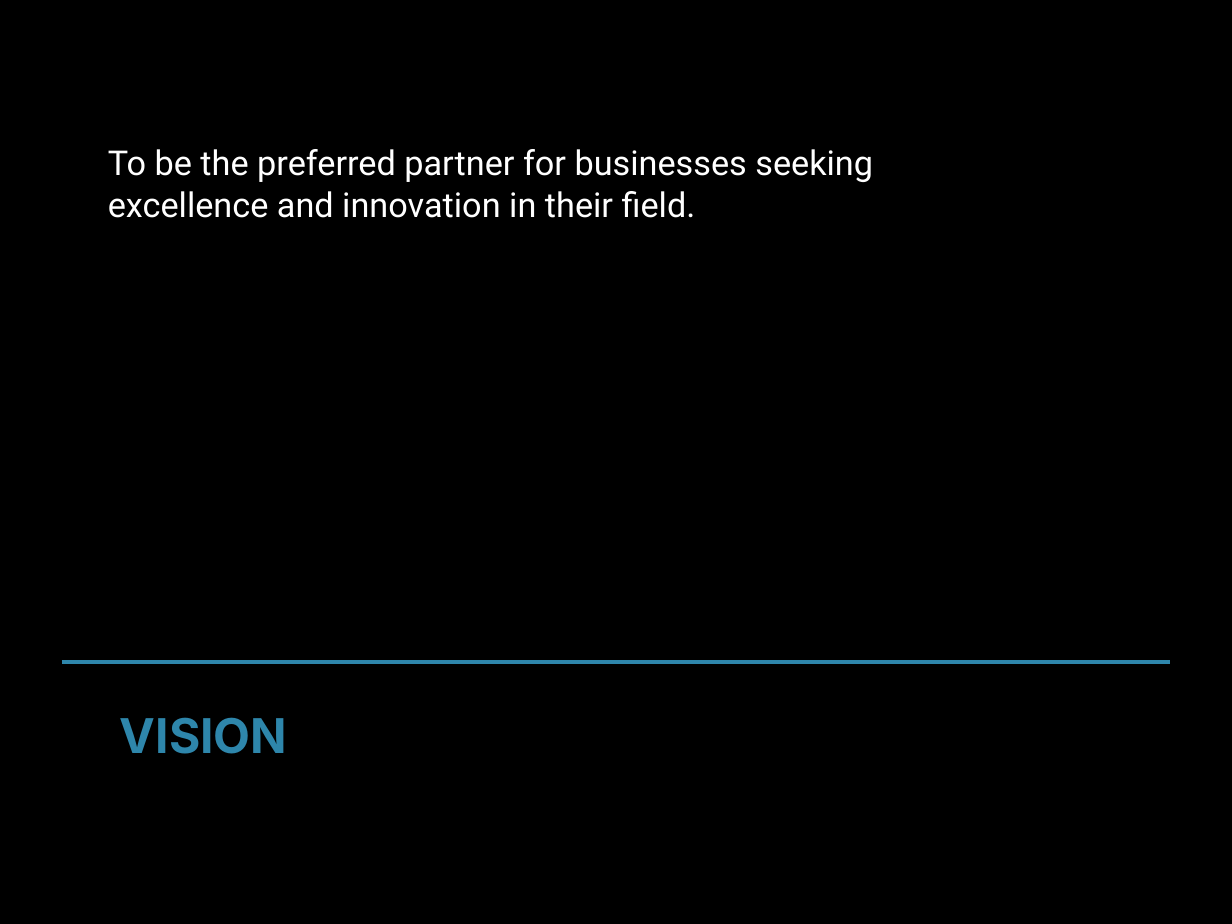
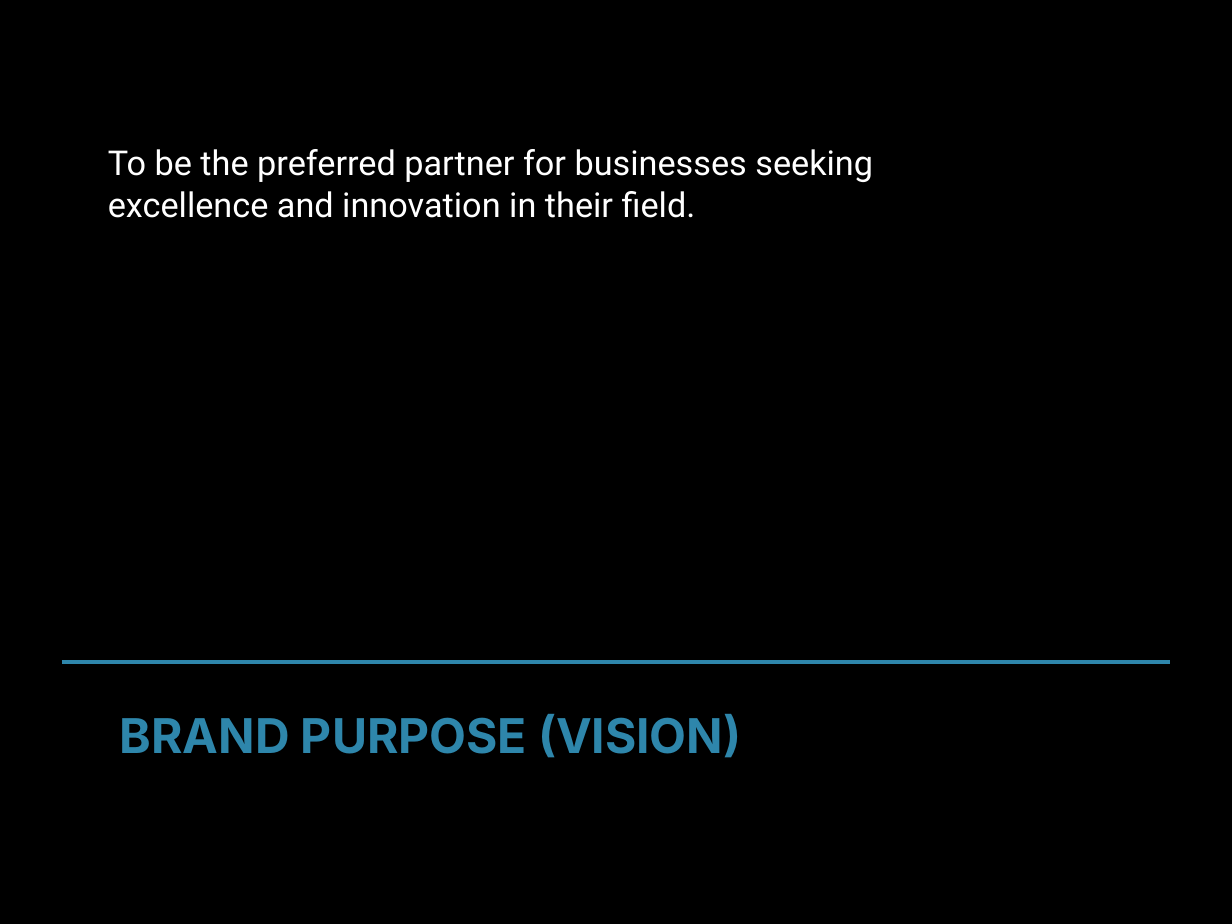
Before and after one commit to md-anas-sabah/brand_book_generator_crewai, a slide deck: slide 4 of output/techforward_live/techforward_live_enhanced_brand_book.pptx. Drawn at 1232x924 pixels with LibreOffice and Linux fonts; fonts in the diff are those of the drawing. Boxes give left, top, right and bottom in pixels: in the first picture for what was removed or moved away, otherwise in the second. Text is boxed around its words. In the diff, an @@ line names an element or a change of style, - is before the commit and + after.

```diff
--- a/output/techforward_live/techforward_live_enhanced_brand_book.pptx
+++ b/output/techforward_live/techforward_live_enhanced_brand_book.pptx
@@ text at bbox=[120, 714, 741, 758]: text changed @@
-VISION
+BRAND PURPOSE (VISION)
```
Also in this commit, not shown: 2 other slides changed, 1 other file.
